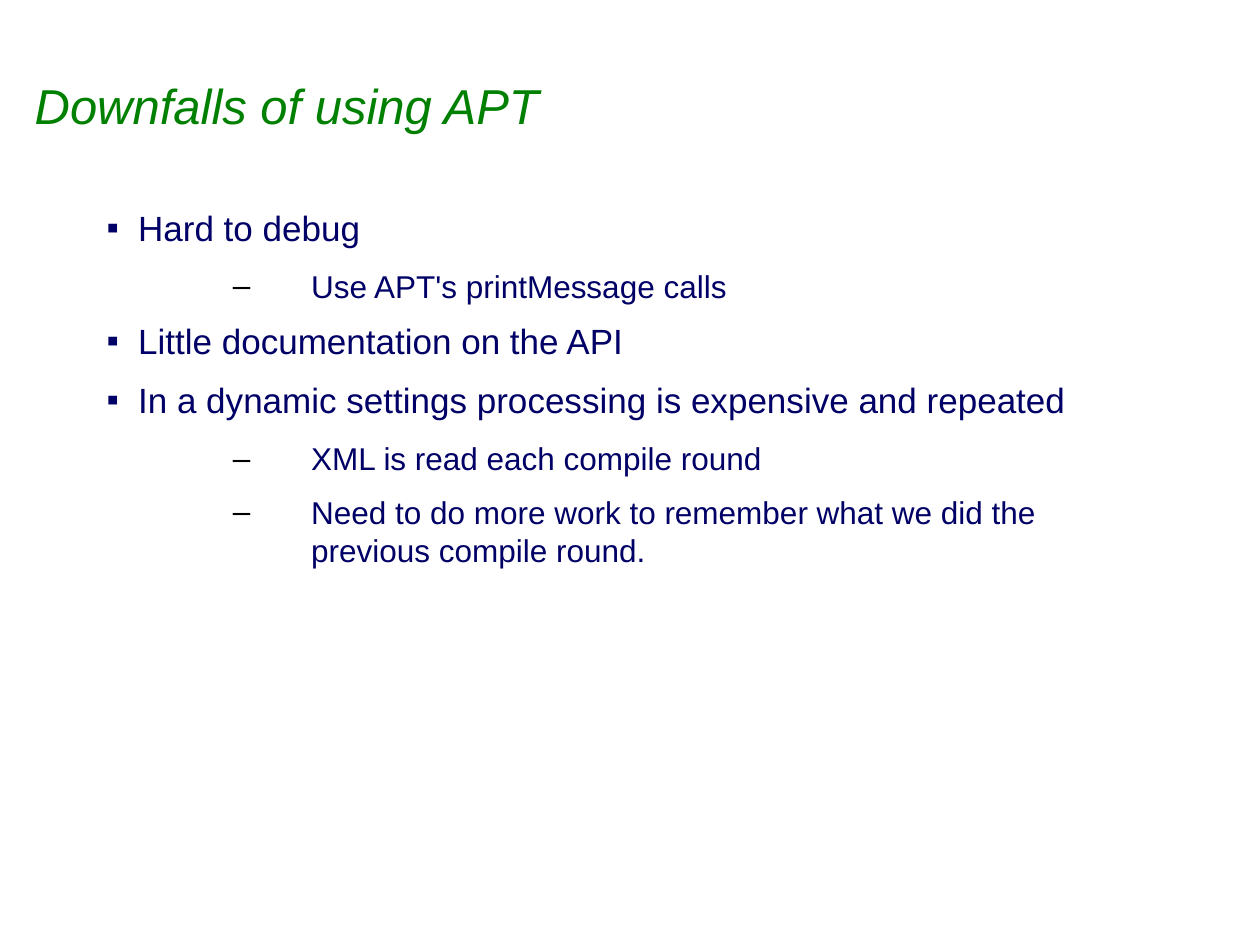
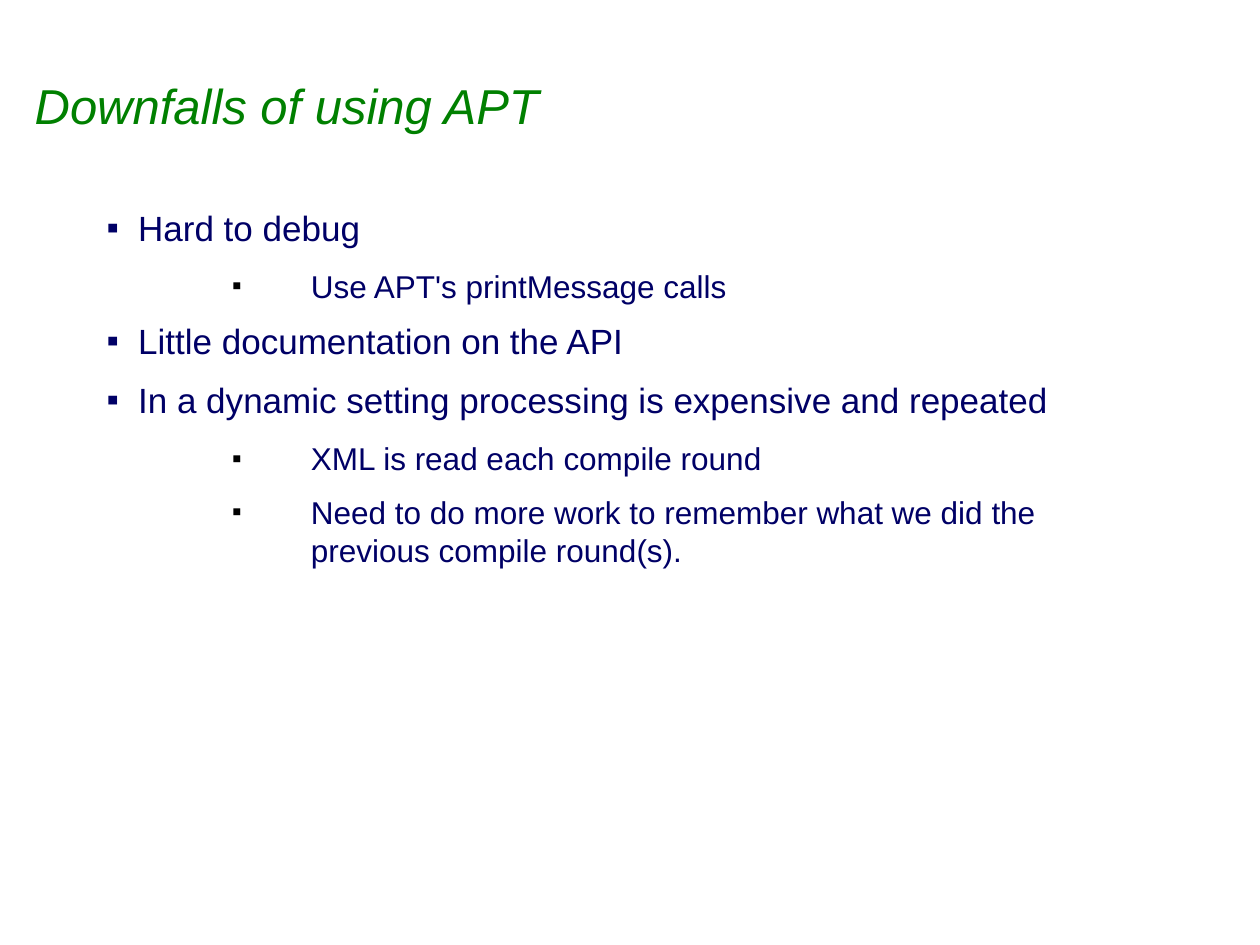
Before and after one commit to sabineheider/incubator, a slide deck: slide 5 of summit-2010/CanonicalModelGen.ppt. Drawn at 1260x945 pixels with LibreOffice and Linux fonts; fonts in the diff are those of the drawing; background and template pictures are left out. Boxes give left, top, right and bottom in pixels: in the first picture for what was removed or moved away, otherwise in the second. Text is boxed around its words. In the diff, an @@ line names an element or a change of style, - is before the commit and + after.

```diff
--- a/summit-2010/CanonicalModelGen.ppt
+++ b/summit-2010/CanonicalModelGen.ppt
@@ text at (x1=138, y1=215, x2=762, y2=476): bullet – to ■ @@
@@ text at (x1=138, y1=387, x2=1047, y2=420): text changed @@
-▪ In a dynamic settings processing is expensive and repeated
+▪ In a dynamic setting processing is expensive and repeated
@@ text at (x1=311, y1=501, x2=1036, y2=568): text changed @@
-  – Need to do more work to remember what we did the previous compile round.
+  ■ Need to do more work to remember what we did the previous compile round(s).
```
Also in this commit, not shown: 3 other slides changed.
